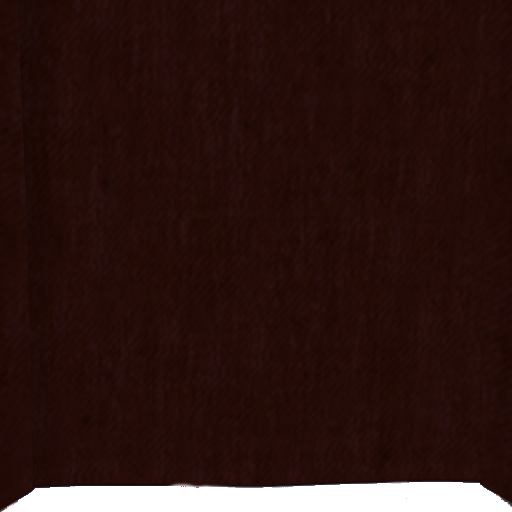
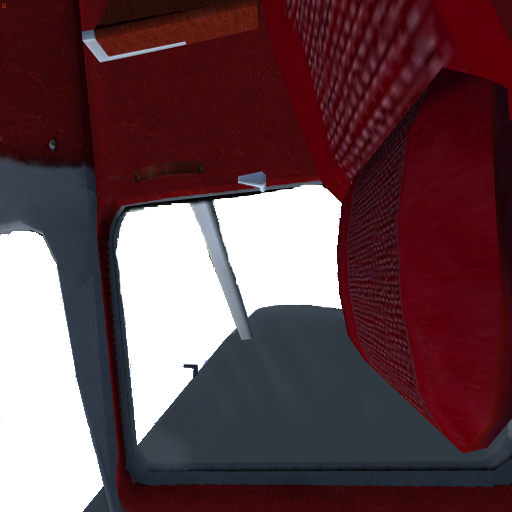
The second (512, 512) image is a revision of the first. Changes to its layers:
hid "cube_pz-clr", painted on it over (0, 0, 512, 512)
hid "cube_pz-blk" over (0, 0, 512, 512)
hid "cube_nx-clr", painted on it over (0, 0, 512, 512)
hid "cube_nx-blk" over (0, 0, 512, 512)
hid "cube_nz-clr", painted on it over (0, 0, 512, 512)
hid "cube_nz-blk" over (0, 0, 512, 512)
hid "cube_px-clr", painted on it over (0, 0, 512, 512)
hid "cube_px-blk" over (0, 0, 512, 512)
hid "cube_py-clr" over (0, 0, 512, 512)
hid "cube_py-blk" over (0, 0, 512, 512)
painted on "cube_ny-clr" over (0, 0, 512, 512)
